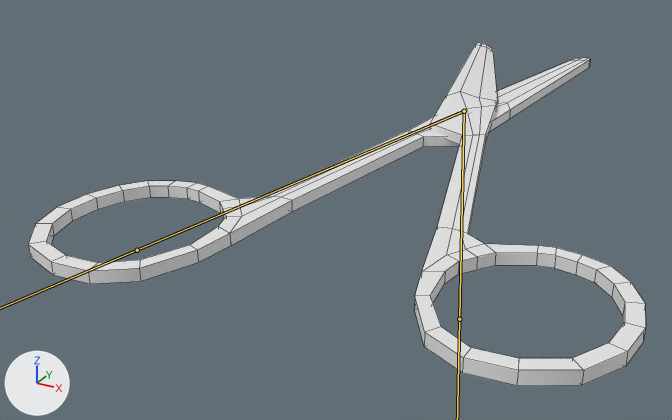
What one commit did to the FBX model care-up/Assets/_Models/scissors.fbx.
Rendered twice from a camera (50 mm lens) standing at (0.0596, -0.1583, 0.0532) and looking at (-0.0118, -0.0285, -0.0117). Arrows for +X, +Y and +Z are at lower left; the lights stay in place. Both versions are drawn at frame 3715 of the action 'Armature|Scissors_AED_Sq1_L_Lib'; the numbers are the values there. The bones that bend it are drawn over the model as lines. Mesh edges are drawn as thin lines on the coarser meshes.

In view in the first picture: 'Hand1', 'Hand2'.
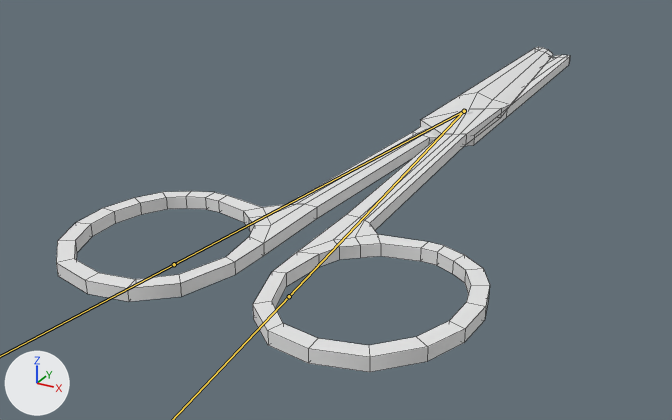
Pixel boxes [x1, y1, x2, y2] of what changed, in the pictures (672 x 420 px):
```json
{"object": "Hand1", "change": "posed", "before": [414, 42, 646, 386], "after": [253, 47, 553, 372], "on screen": "29% wider"}
{"object": "Hand2", "change": "posed", "before": [29, 58, 590, 284], "after": [56, 55, 570, 302], "on screen": "8% narrower, 9% taller"}
{"bone": "Bone", "before": "(464, 111) to (459, 319)", "after": "(464, 111) to (289, 296)"}
{"bone": "Bone2", "before": "(464, 111) to (137, 250)", "after": "(464, 111) to (174, 264)"}
```

Scene script edits in JSON lines:
```json
{"block": "bone_bone", "where": "bone_bone = bpy.data.objects['Armature'].pose.bones['Bone']"}
{"op": "set", "path": "bone_bone.rotation_quaternion", "old": "(0.993, 0.0, 0.0, 0.119)", "new": "(1.0, 0.0, 0.0, -0.011)", "note": "degrees (0, 0, 14) -> degrees (0, 0, -1)"}
{"block": "bone_bone2", "where": "bone_bone2 = bpy.data.objects['Armature'].pose.bones['Bone2']"}
{"op": "set", "path": "bone_bone2.rotation_quaternion", "old": "(0.999, 0.0, 0.0, -0.04)", "new": "(1.0, 0.0, 0.0, 0.004)", "note": "degrees (0, 0, -5) -> degrees (0, 0, 1)"}
```
